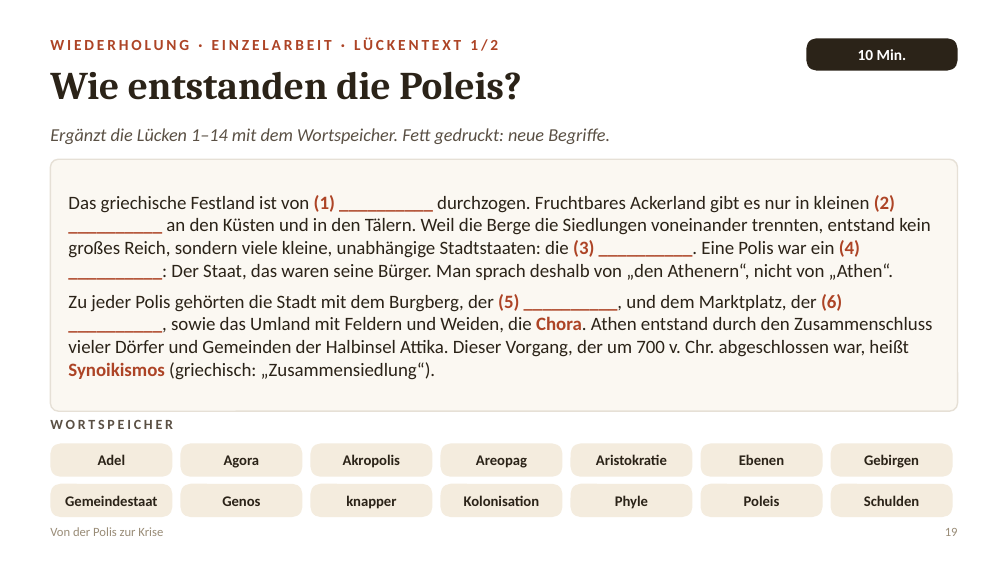
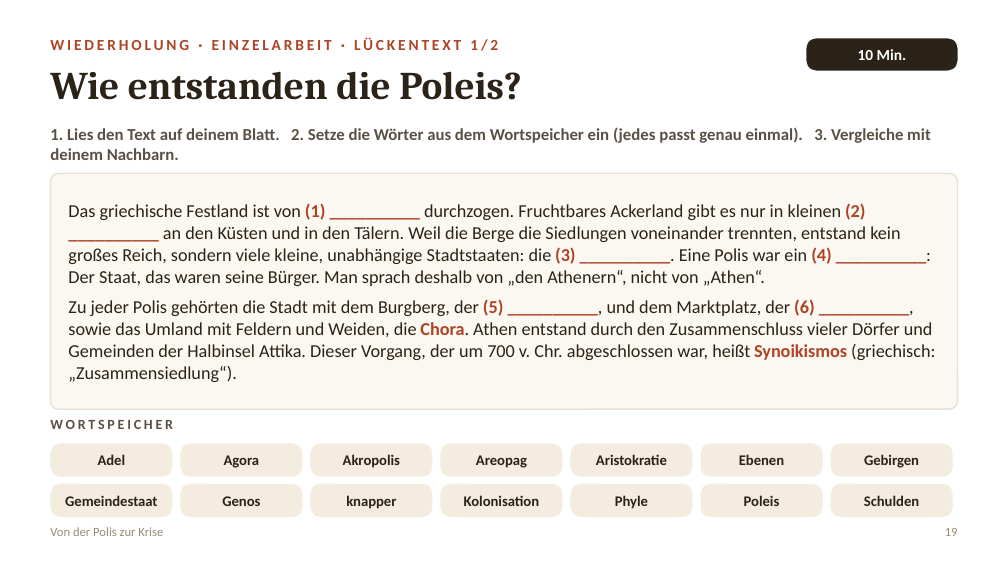
Before and after one commit to golzkonstantin-gif/Schule, a slide deck: slide 19 of Geschichte_11/Doppelstunde_Solon/Folien_Doppelstunde_Drakon_Solon.pptx. Drawn at 1008x567 pixels with LibreOffice and Linux fonts; fonts in the diff are those of the drawing. Boxes give left, top, right and bottom in pixels: in the first picture for what was removed or moved away, otherwise in the second. Text is boxed around its words. In the diff, an @@ line names an element or a change of style, - is before the commit and + after.

```diff
--- a/Geschichte_11/Doppelstunde_Solon/Folien_Doppelstunde_Drakon_Solon.pptx
+++ b/Geschichte_11/Doppelstunde_Solon/Folien_Doppelstunde_Drakon_Solon.pptx
@@ text at (50,127,931,160): text changed; size 13 to 12 pt; bold on; italic off @@
-Ergänzt die Lücken 1–14 mit dem Wortspeicher. Fett gedruckt: neue Begriffe.
+1. Lies den Text auf deinem Blatt. 2. Setze die Wörter aus dem Wortspeicher ein (jedes passt genau einmal). 3. Vergleiche mit deinem Nachbarn.
@@ text "1. Lies den Text auf ..." at (50,127,931,160): vertical alignment top to middle @@
@@ rounded rectangle: place and size @@
-rounded rectangle at (50,159,958,411)
+rounded rectangle at (50,173,958,409)
@@ rounded rectangle at (50,173,958,409): proportions changed @@
@@ text "Das griechische Festland ist von ...": place and size @@
-text "Das griechische Festland ist von ..." at (68,195,932,380)
+text "Das griechische Festland ist von ..." at (68,203,935,382)
@@ text "Das griechische Festland ist von ..." at (68,203,935,382): size 13.5 to 13 pt @@
```
Also in this commit, not shown: 9 other slides changed.
